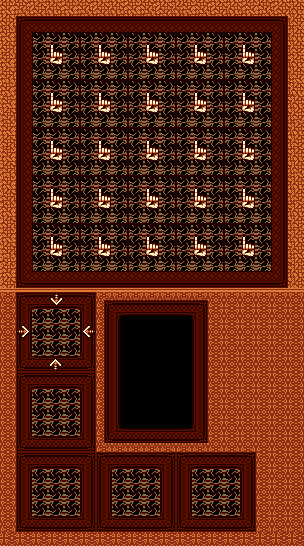
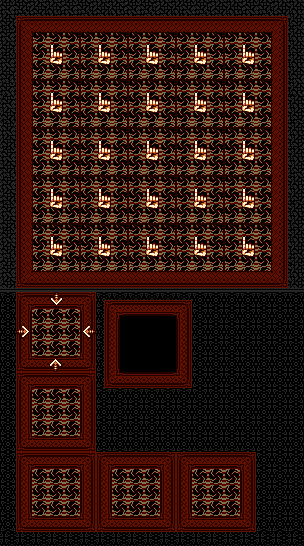
Revision of a layered w=304, h=546 image; what changed, layer by layer:
painted on "pause #1" over (x1=104, y1=300, x2=208, y2=443)
painted on "UI" over (x1=0, y1=0, x2=304, y2=546)
